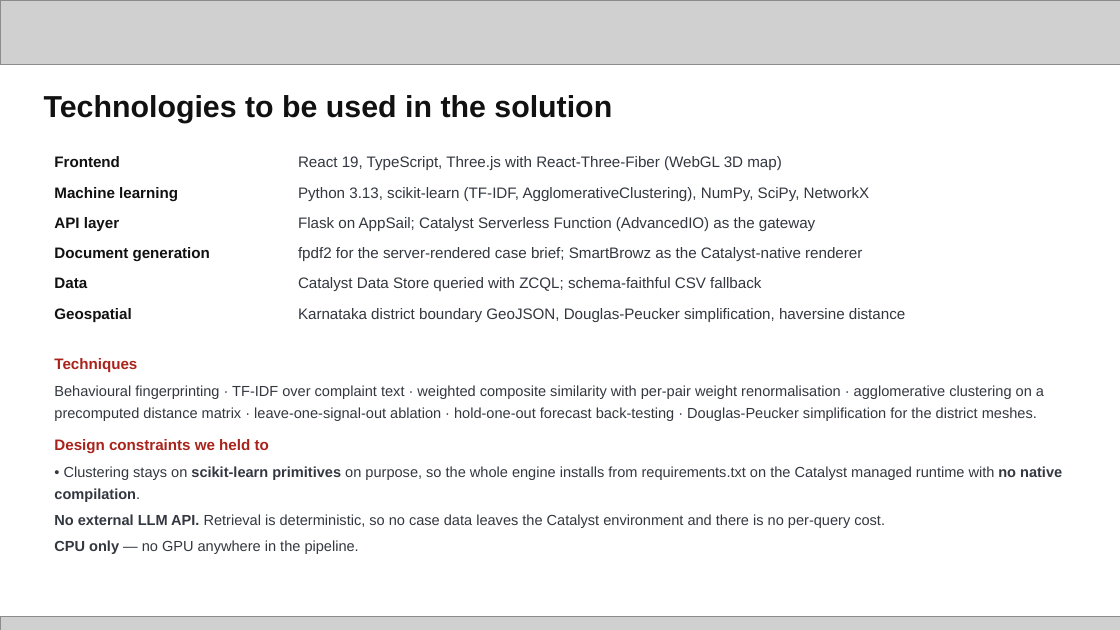
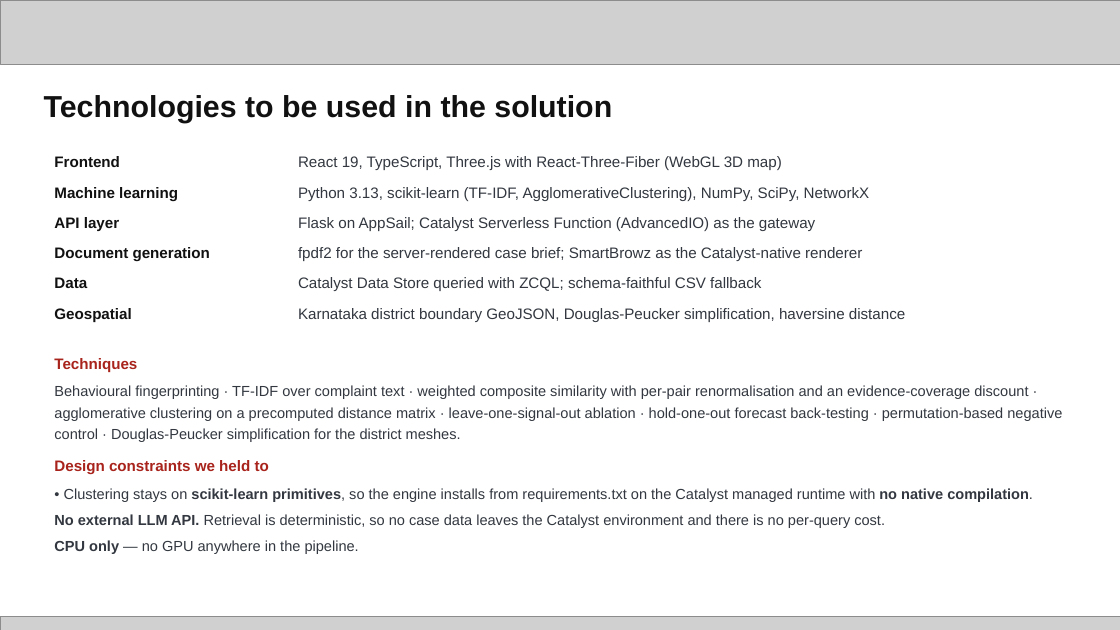
Before and after one commit to whysush/drishti-crimelink, a slide deck: slide 8 of docs/submission/Drishti_KSP_Datathon_2026_Prototype_Submission.pptx. Drawn at 1120x630 pixels with LibreOffice and Linux fonts; fonts in the diff are those of the drawing; grey boxes stand for pictures. Boxes give left, top, right and bottom in pixels: in the first picture for what was removed or moved away, otherwise in the second. Text is boxed around its words. In the diff, an @@ line names an element or a change of style, - is before the commit and + after.

```diff
--- a/docs/submission/Drishti_KSP_Datathon_2026_Prototype_Submission.pptx
+++ b/docs/submission/Drishti_KSP_Datathon_2026_Prototype_Submission.pptx
@@ text at [54,385,1062,442]: text changed @@
-Behavioural fingerprinting · TF-IDF over complaint text · weighted composite similarity with per-pair weight renormalisation · agglomerative clustering on a precomputed distance matrix · leave-one-signal-out ablation · hold-one-out forecast back-testing · Douglas-Peucker simplification for the district meshes.
+Behavioural fingerprinting · TF-IDF over complaint text · weighted composite similarity with per-pair renormalisation and an evidence-coverage discount · agglomerative clustering on a precomputed distance matrix · leave-one-signal-out ablation · hold-one-out forecast back-testing · permutation-based negative control · Douglas-Peucker simplification for the district meshes.
@@ text at [64,488,1033,502]: text changed @@
-• Clustering stays on scikit-learn primitives on purpose, so the whole engine installs from requirements.txt on the Catalyst managed runtime with no native compilation.
+• Clustering stays on scikit-learn primitives, so the engine installs from requirements.txt on the Catalyst managed runtime with no native compilation.
```
Also in this commit, not shown: 11 other slides changed, 3 slides added, 1 slide removed, 2 other files.
